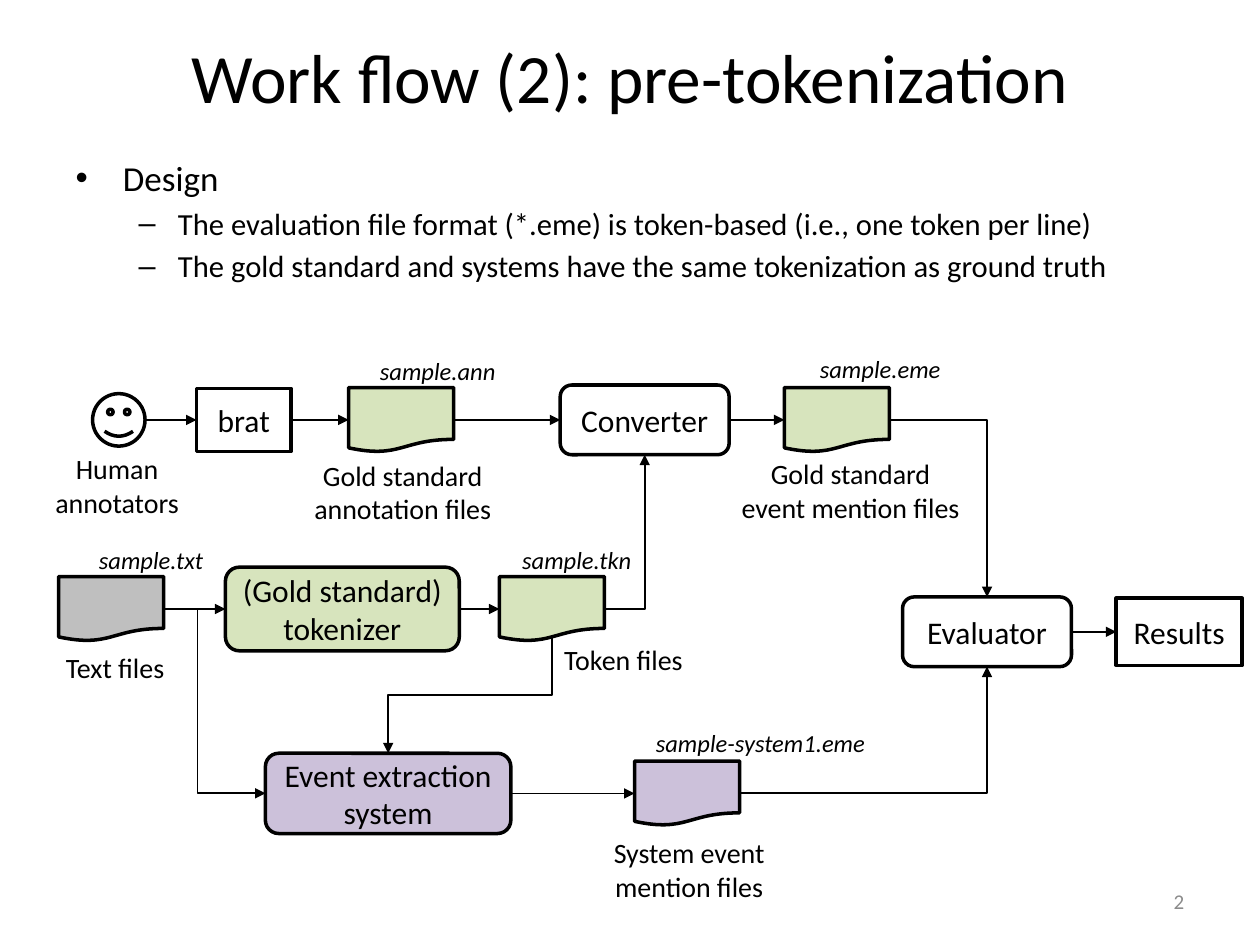
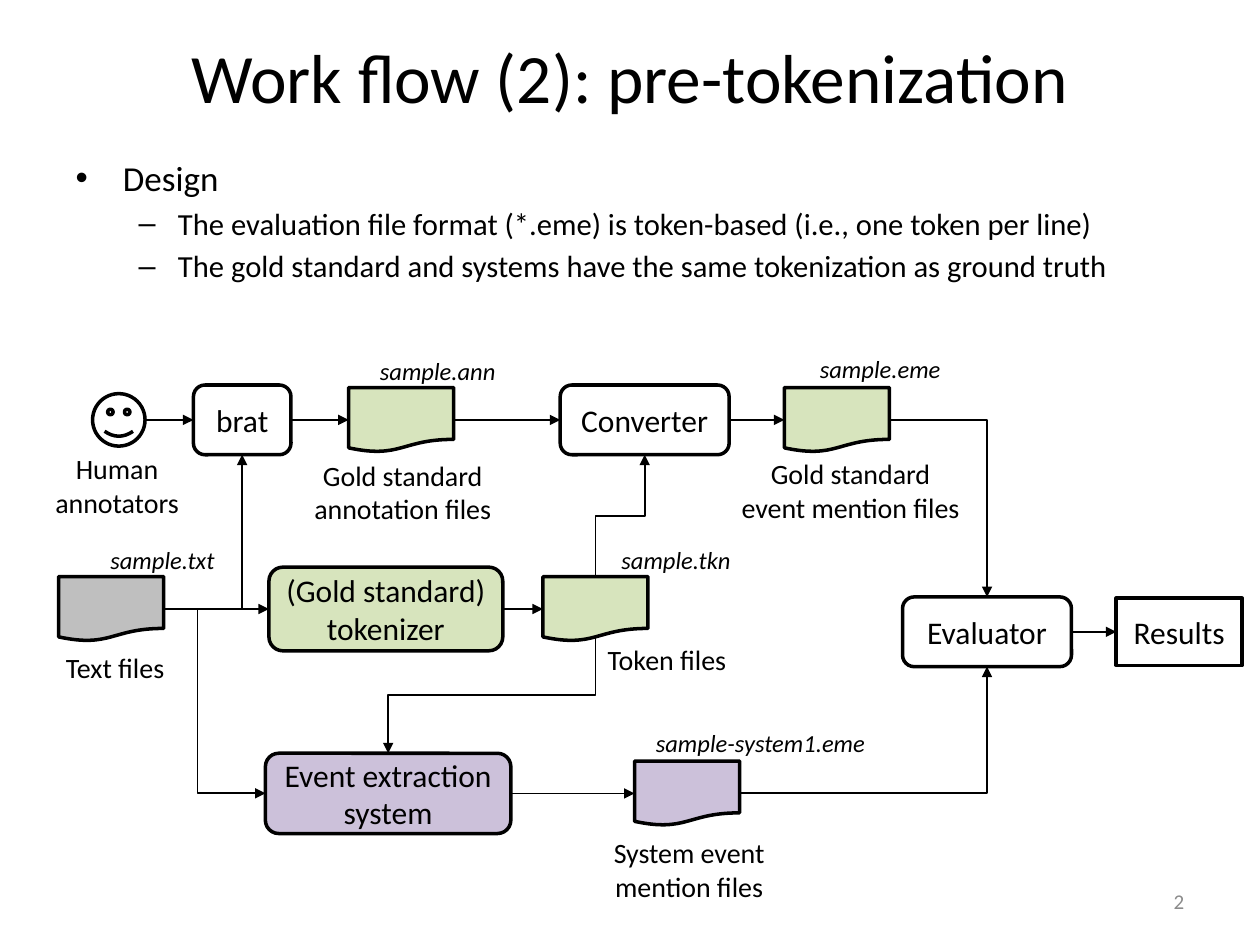
Before and after one commit to hunterhector/EvmEval, a slide deck: slide 2 of doc/evm-eval-work-flow.pptx. Drawn at 1260x945 pixels with LibreOffice and Linux fonts; fonts in the diff are those of the drawing. Boxes give left, top, right and bottom in pixels: in the first picture for what was removed or moved away, otherwise in the second. Text is boxed around its words. In the diff, an @@ line names an element or a change of style, - is before the commit and + after.

```diff
--- a/doc/evm-eval-work-flow.pptx
+++ b/doc/evm-eval-work-flow.pptx
@@ rounded rectangle "brat": place and size @@
-rounded rectangle "brat" at box(197, 388, 291, 451)
+rounded rectangle "brat" at box(194, 386, 291, 455)
@@ rounded rectangle "brat" at box(194, 386, 291, 455): rectangle to rounded rectangle @@
@@ elbow arrow added from (164, 609) to (242, 455), #000000 1 pt @@
@@ elbow arrow moved from (605, 609) - (645, 455) to (596, 577) - (645, 455) @@
@@ text "sample.txt": place and size @@
-text "sample.txt" at box(99, 552, 203, 576)
+text "sample.txt" at box(110, 552, 214, 576)
@@ text "sample.tkn": place and size @@
-text "sample.tkn" at box(522, 552, 631, 576)
+text "sample.tkn" at box(621, 552, 730, 576)
@@ rounded rectangle "(Gold standard)": place and size @@
-rounded rectangle "(Gold standard)" at box(226, 567, 460, 650)
+rounded rectangle "(Gold standard)" at box(268, 567, 503, 650)
@@ arrow moved from (164, 609) - (226, 609) to (164, 609) - (268, 609) @@
@@ 1 text, 1 flow chart document, 1 arrow: place and size @@
-1 text, 1 flow chart document, 1 arrow at box(460, 577, 683, 671)
+1 text, 1 flow chart document, 1 arrow at box(503, 577, 726, 671)
@@ elbow arrow moved from (552, 638) - (388, 753) to (596, 638) - (388, 753) @@
```
Also in this commit, not shown: 1 other slide changed.
